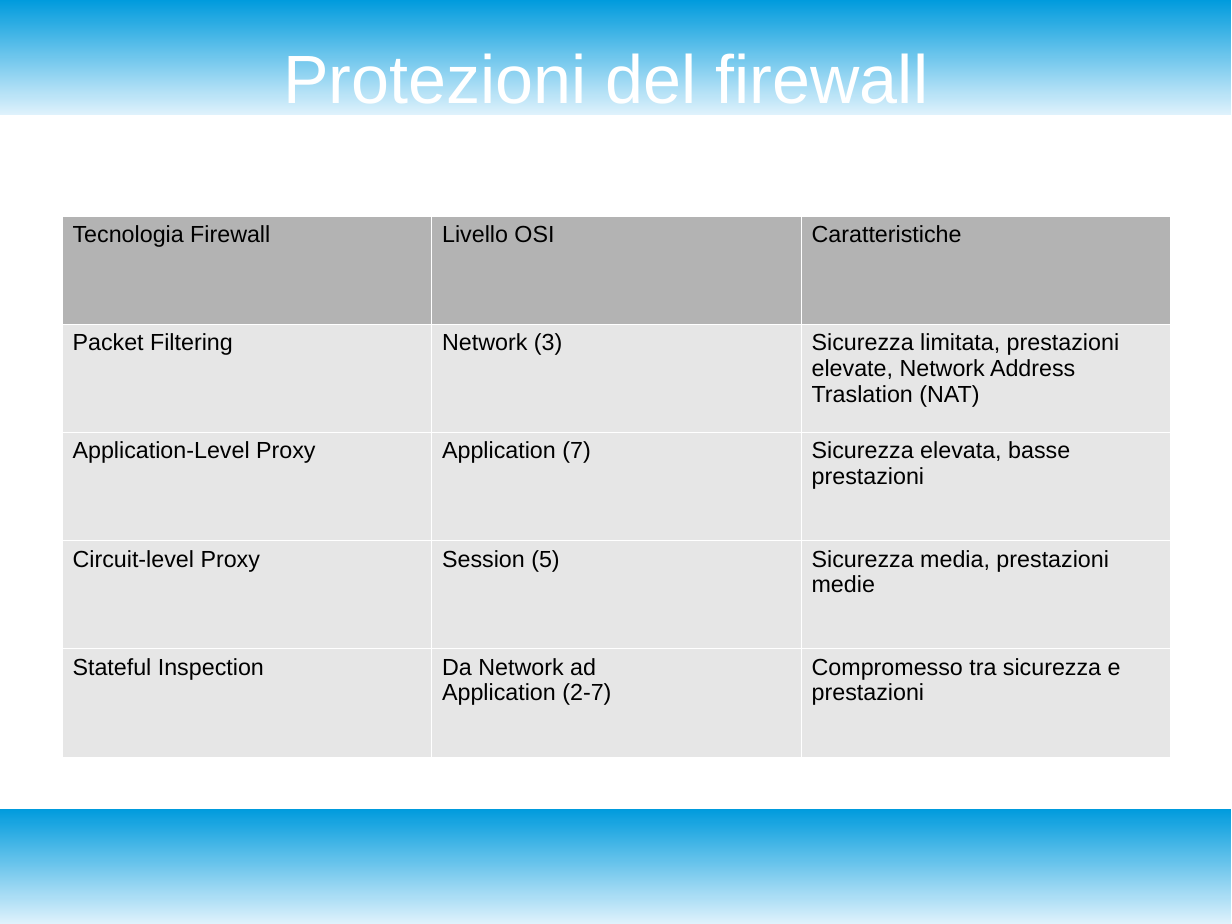
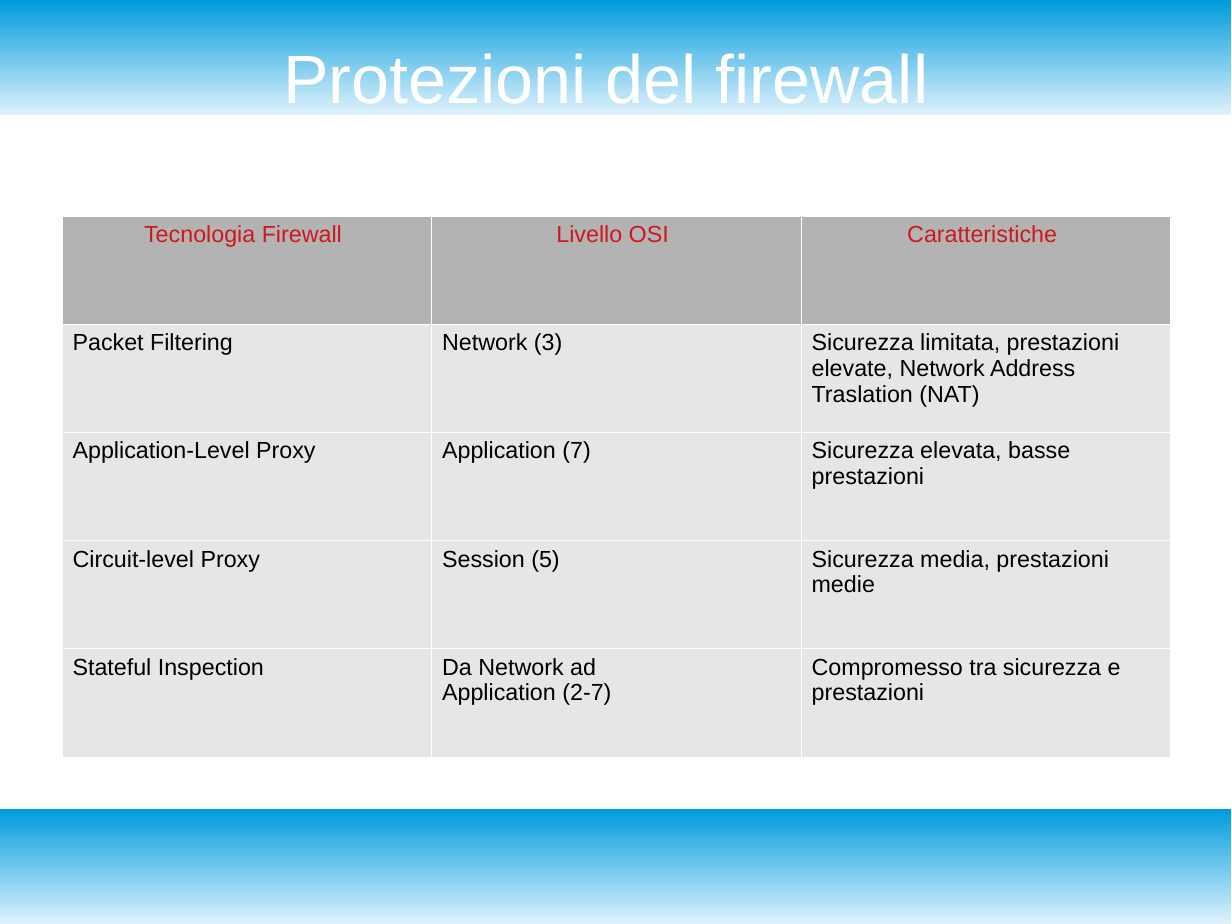
Before and after one commit to Cesare98/school, a slide deck: slide 6 of Sistemi e reti/misure_sicurezza_in_rete.odp. Drawn at 1232x924 pixels with LibreOffice and Linux fonts; fonts in the diff are those of the drawing. Boxes give left, top, right and bottom in pixels: in the first picture for what was removed or moved away, otherwise in the second. Text is boxed around its words. In the diff, an @@ line names an element or a change of style, - is before the commit and + after.

```diff
--- a/Sistemi e reti/misure_sicurezza_in_rete.odp
+++ b/Sistemi e reti/misure_sicurezza_in_rete.odp
@@ table at [61, 216, 1172, 757] @@
@@ text colour #000000 to #CE181E in "Tecnologia Firewall", "Livello OSI", "Caratteristiche" @@
@@ alignment left to centre @@
```
Also in this commit, not shown: 2 other slides changed, 1 slide added.
